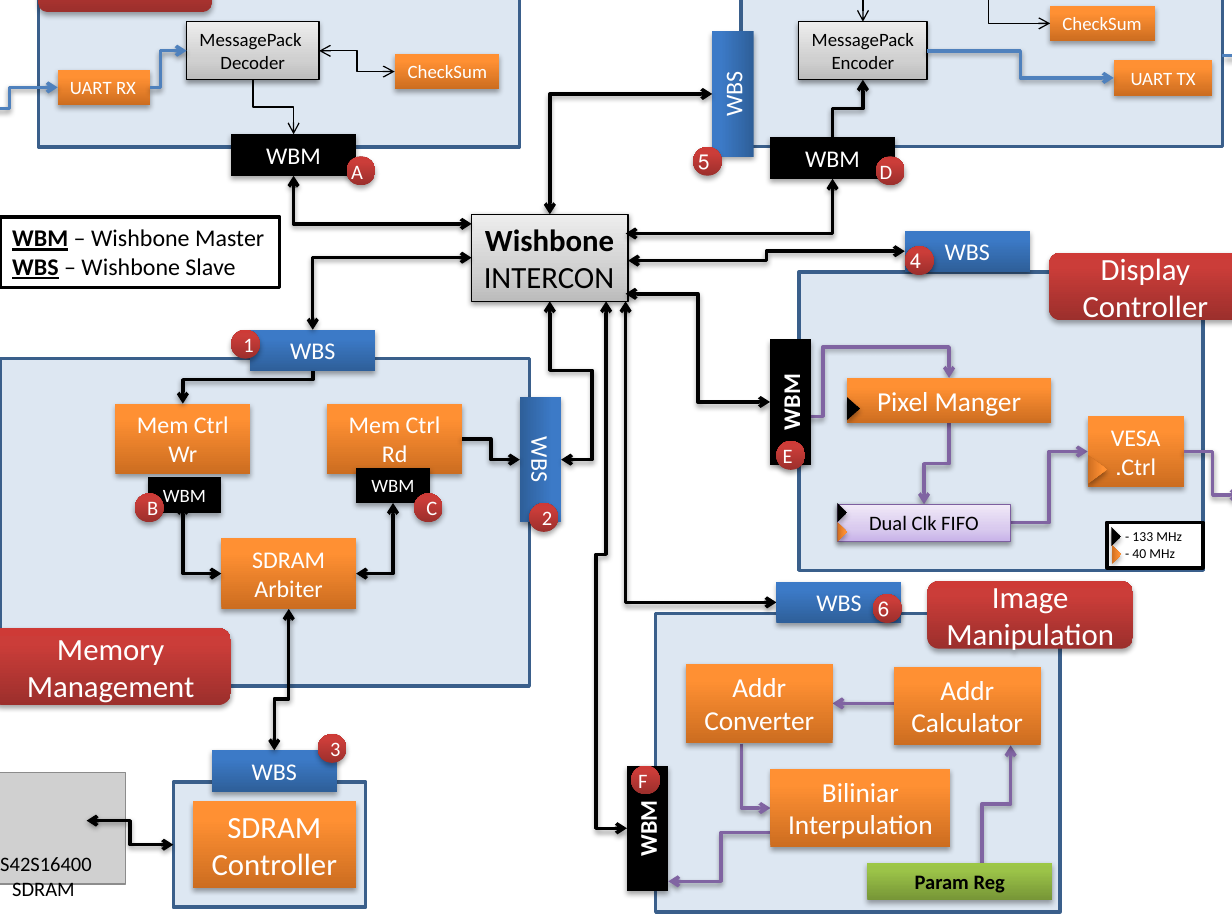
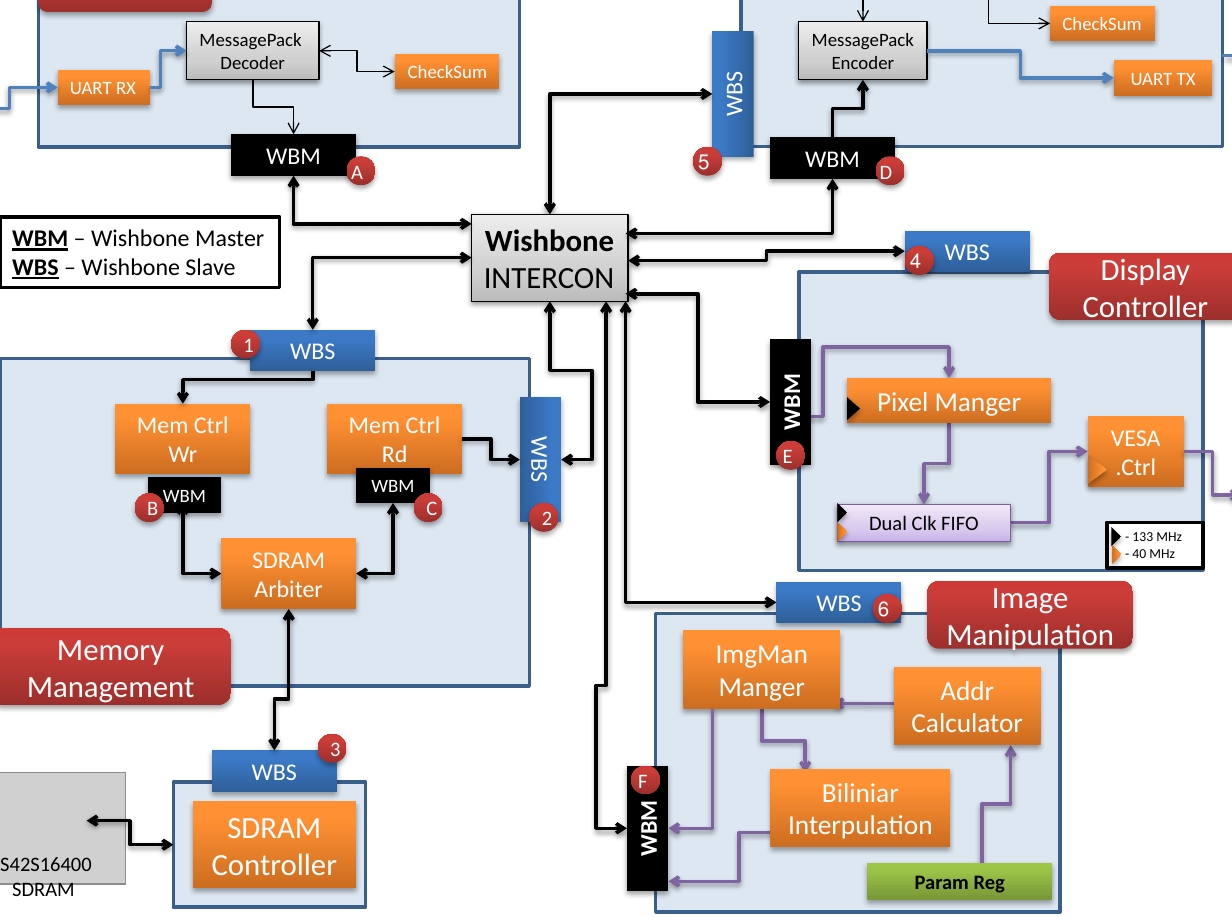
Before and after one commit to shizzz88/image-rotation-technion-ee, a slide deck: slide 6 of Presentation/top_diagrams.pptx. Drawn at 1232x924 pixels with LibreOffice and Linux fonts; fonts in the diff are those of the drawing; grey boxes stand for pictures; background and template pictures are left out. Boxes give left, top, right and bottom in pixels: in the first picture for what was removed or moved away, otherwise in the second. Text is boxed around its words. In the diff, an @@ line names an element or a change of style, - is before the commit and + after.

```diff
--- a/Presentation/top_diagrams.pptx
+++ b/Presentation/top_diagrams.pptx
@@ elbow double arrow (627, 828) - (606, 302): route changed @@
@@ rectangle added at <box>684,631,840,710</box>, fill gradient #CC6E20 to #FF9034 to #FF9136, 16 pt, text #FFFFFF @@
+ImgMan Manger
@@ rectangle removed at <box>686,664,833,743</box> @@
-Addr Converter
@@ elbow arrow added from (712, 710) to (669, 828), #8064A2 2 pt @@
@@ elbow arrow moved from (742, 744) - (770, 808) to (761, 710) - (806, 772) @@
@@ elbow arrow (774, 833) - (669, 881): route changed @@
```
Also in this commit, not shown: 1 other slide changed, 4 other files.
